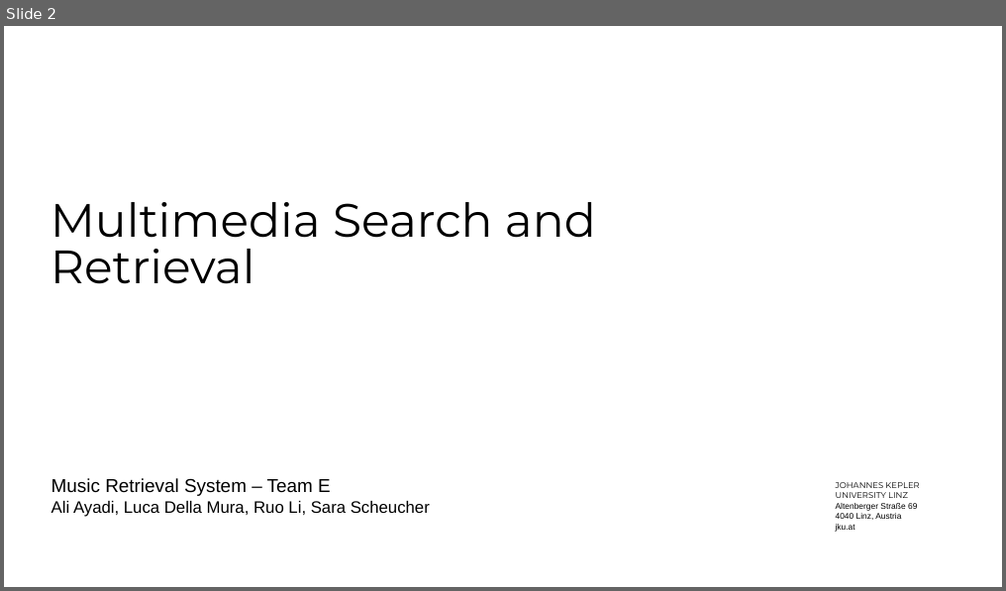
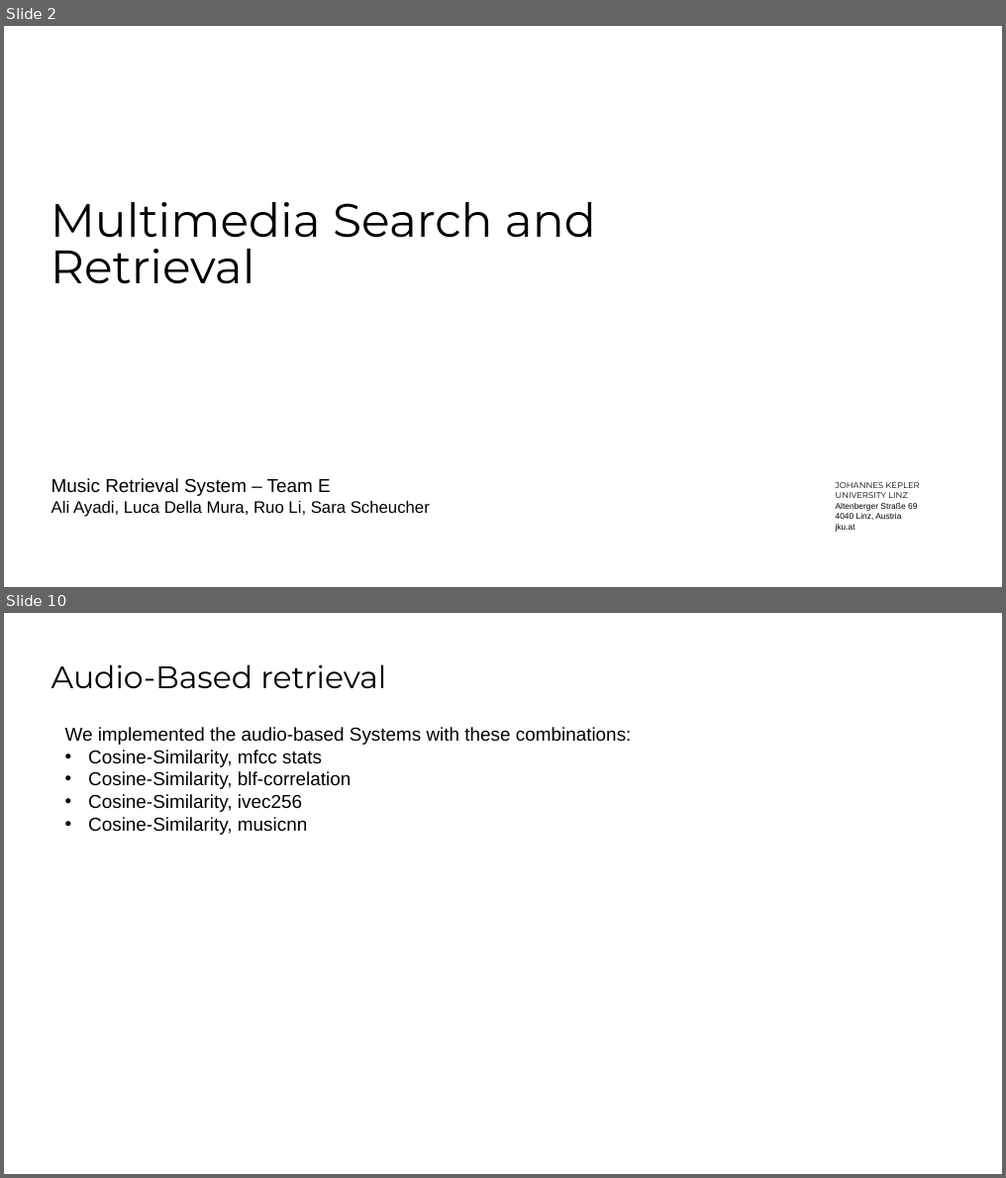
Before and after one commit to SaraCoolman/MMSR, a slide deck: project_3_team_E/Final Presentation.pptx. Shown one above the other, each under a label of ours: slide 2 before the commit, slides 2 and 10 after it; the slides between them are not shown. The pictures are 1006x591 and 1006x1178 pixels, drawn with LibreOffice and Linux fonts; fonts in the diff are those of the drawing; background and template pictures are left out. Boxes give left, top, right and bottom in pixels: in the first picture for what was removed or moved away, otherwise in the second. Text is boxed around its words. In the diff, an @@ line names an element or a change of style, - is before the commit and + after.

```diff
--- a/project_3_team_E/Final Presentation.pptx
+++ b/project_3_team_E/Final Presentation.pptx
@@ slide 10 added at box(4, 613, 1002, 1174), background #FFFFFF @@
@@ title added at box(52, 664, 386, 688), 30 pt, text #000000 @@
+Audio-Based retrieval
@@ text added at box(65, 727, 632, 835), 18 pt, text #000000 @@
+We implemented the audio-based Systems with these combinations:
+• Cosine-Similarity, mfcc stats
+• Cosine-Similarity, blf-correlation
+• Cosine-Similarity, ivec256
+• Cosine-Similarity, musicnn
```
Also in this commit, not shown: 1 slide changed, 14 other slides added, 3 slides removed.
